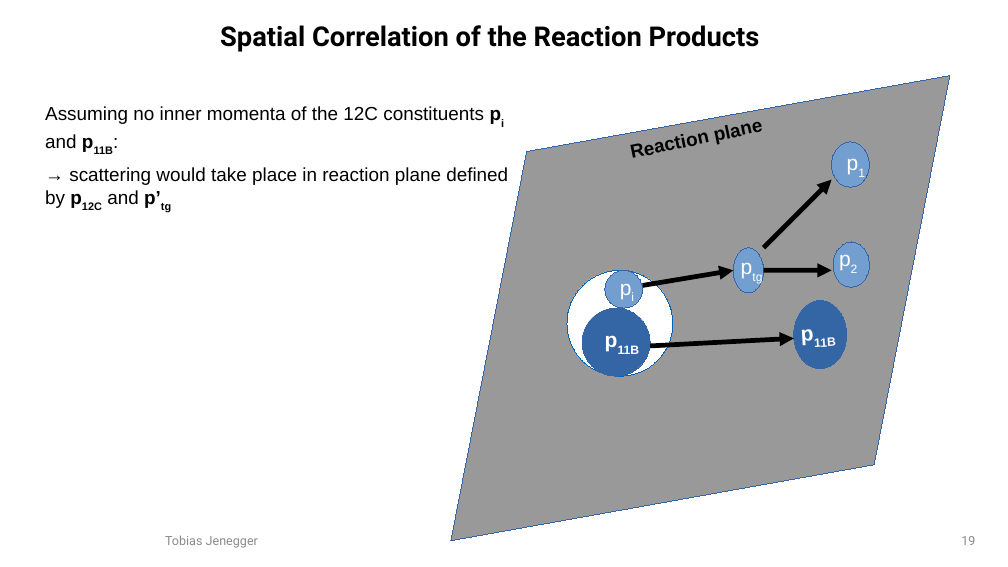
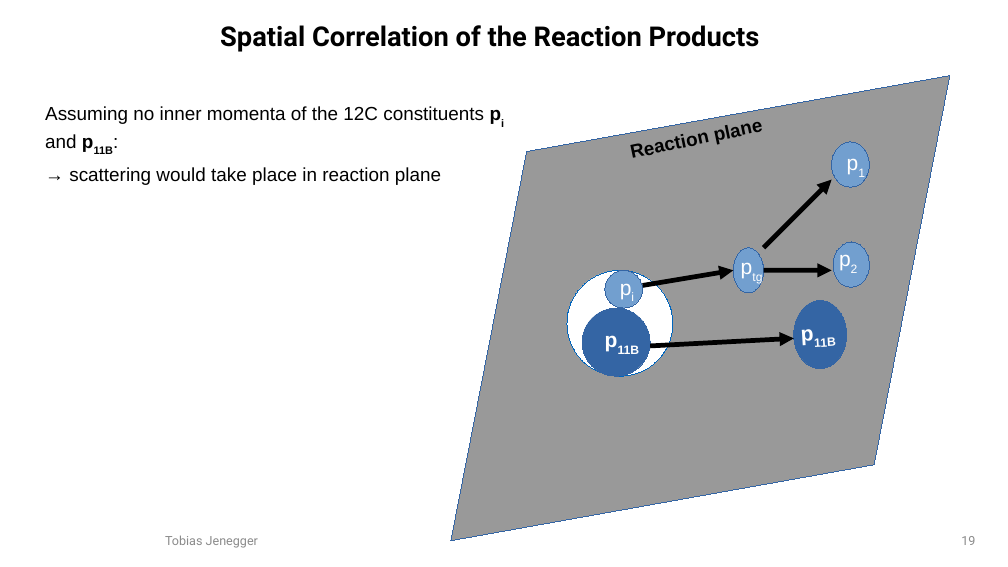
Before and after one commit to jenegger/2021_psi_pres, a slide deck: slide 19 of analysis.odp. Drawn at 1008x567 pixels with LibreOffice and Linux fonts; fonts in the diff are those of the drawing; background and template pictures are left out. Boxes give left, top, right and bottom in pixels: in the first picture for what was removed or moved away, otherwise in the second. Text is boxed around its words. In the diff, an @@ line names an element or a change of style, - is before the commit and + after.

```diff
--- a/analysis.odp
+++ b/analysis.odp
@@ text at bbox=[69, 167, 441, 185]: text changed @@
-→ scattering would take place in reaction plane defined by p12C and p’tg
+→ scattering would take place in reaction plane
```
Also in this commit, not shown: 6 other slides changed, 1 other file.
